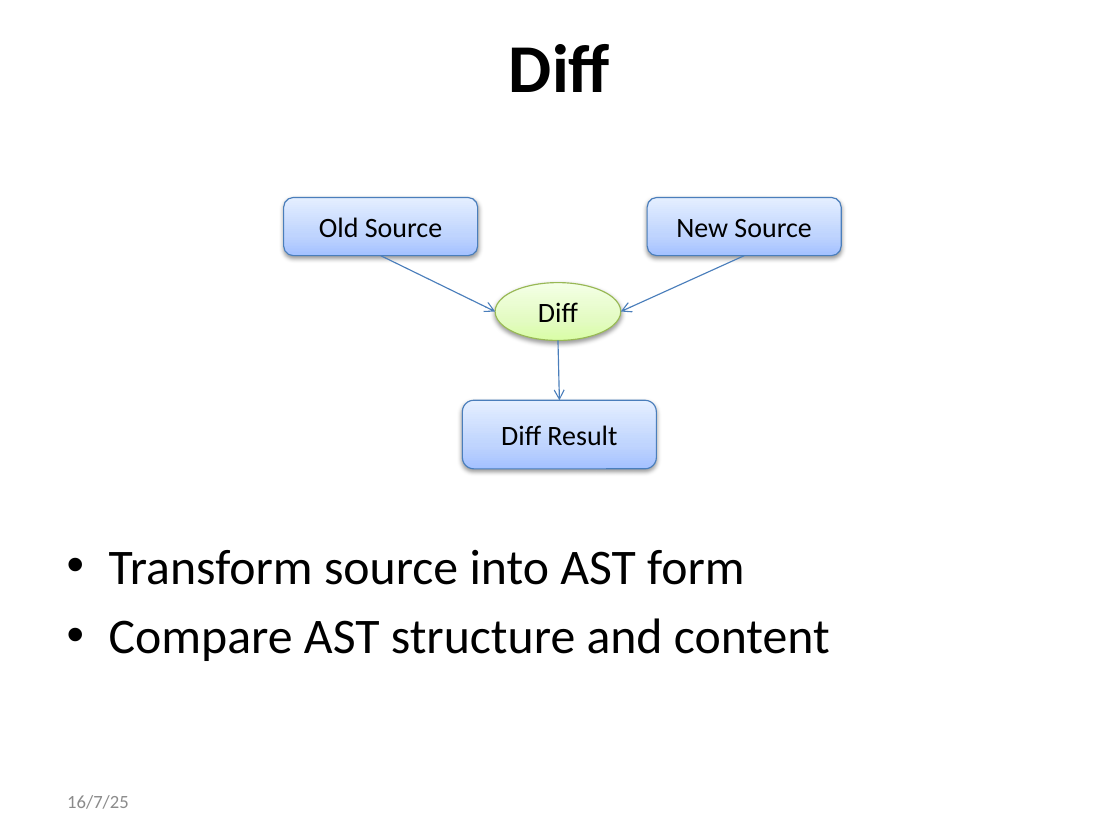
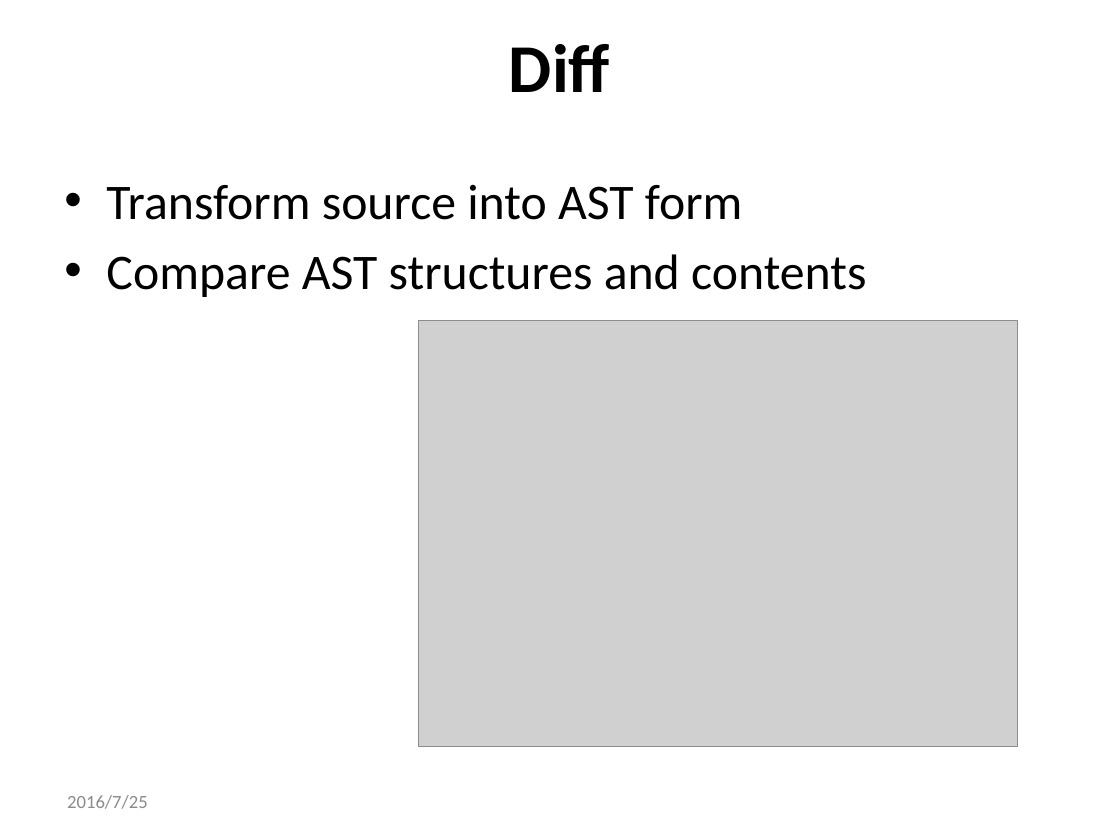
Before and after one commit to qwordy/IUT, a slide deck: slide 11 of doc/Final Presentation/Incremental_Unit_Testing-20160725-v2.pptx. Drawn at 1120x840 pixels with LibreOffice and Linux fonts; fonts in the diff are those of the drawing; grey boxes stand for pictures. Boxes give left, top, right and bottom in pixels: in the first picture for what was removed or moved away, otherwise in the second. Text is boxed around its words. In the diff, an @@ line names an element or a change of style, - is before the commit and + after.

```diff
--- a/doc/Final Presentation/Incremental_Unit_Testing-20160725-v2.pptx
+++ b/doc/Final Presentation/Incremental_Unit_Testing-20160725-v2.pptx
@@ text "Transform source into AST form" moved from (x1=109, y1=549, x2=830, y2=661) to (x1=106, y1=184, x2=866, y2=297) @@
@@ rounded rectangle removed at (x1=283, y1=197, x2=477, y2=255) @@
-Old Source
@@ rounded rectangle removed at (x1=647, y1=197, x2=841, y2=255) @@
-New Source
@@ text at (x1=106, y1=254, x2=866, y2=297): text changed @@
-• Compare AST structure and content
+• Compare AST structures and contents
@@ arrow removed from (381, 255) to (495, 311) @@
@@ arrow removed from (744, 255) to (620, 311) @@
@@ ellipse removed at (x1=495, y1=282, x2=620, y2=340) @@
-Diff
@@ picture added at (x1=419, y1=320, x2=1017, y2=747) @@
@@ arrow removed from (558, 340) to (560, 400) @@
@@ rounded rectangle removed at (x1=463, y1=400, x2=656, y2=468) @@
-Diff Result
@@ text at (x1=67, y1=795, x2=148, y2=809): text changed @@
-16/7/25
+2016/7/25
```
Also in this commit, not shown: 29 other slides changed, 2 slides added, 2 slides removed.
